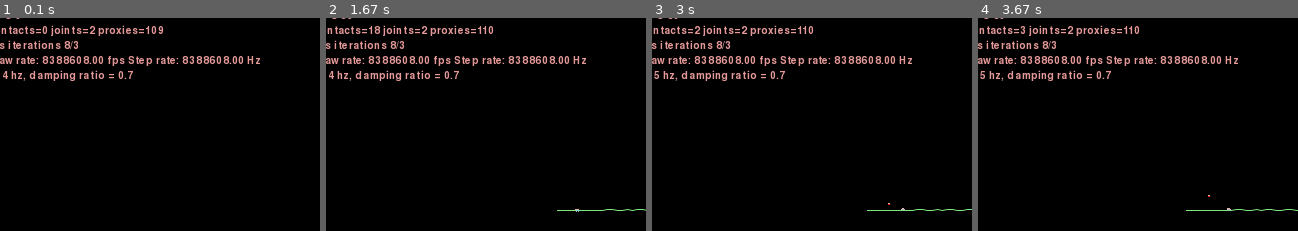
Above: before the commit, frames 1-4 (left to right).
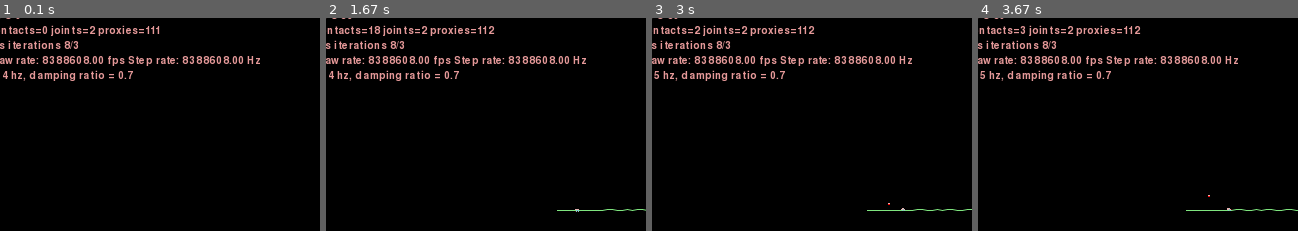
Above: after the commit, the same moments.

Repository: barteeek/2d_cars_evolution
Game: pygame game, started from main_vis.py
Same seed, same stepped clock (60 frames per second), same inputs: the game is played once before the commit and once after it.
Inputs (mouse positions are % of the whole screen's width and height, from its top left):
- Up to frame 1 (0.1 s): no input
- Up to frame 2 (1.67 s): hold Q 0.33-0.8 s; hold D 0.33-0.8 s; move the mouse to (46, 56) at 0.37 s; hold D 0.83-1.3 s; move the mouse to (50, 58) at 0.87 s; tap Space at 0.9, 1.2, 1.4 s; tap E at 0.98 s; hold D from 1.33 s (still down); move the mouse to (60, 76) at 1.37 s; tap Home at 1.48 s
- Up to frame 3 (3 s): tap Space at 1.7, 1.9, 2.2, 2.47, 2.8 s; release D at 1.8 s; hold A 1.83-2.37 s; move the mouse to (19, 77) at 1.87 s; hold S 2.4-2.7 s; move the mouse to (62, 61) at 2.43 s; tap E at 2.55 s; hold A from 2.73 s (still down); move the mouse to (52, 13) at 2.77 s; tap Home at 2.88 s
- Up to frame 4 (3.67 s): tap Space at 3.1, 3.23, 3.53 s; release A at 3.13 s; hold D from 3.17 s (still down); move the mouse to (26, 28) at 3.2 s
The pictures show only the part of the screen within x 11-61%, y 10-60%; the shares and areas given below are measured in that part.

The runs differ from the first frame. In frame 1, 0.1% of the frame differs, in the area x 47-51%, y 3-8%; in frame 2, less than 0.1%; in frame 3, less than 0.1%; in frame 4, less than 0.1%.

Commit message:
route boundaries added

Diff:
--- a/evo/world_entities.py
+++ b/evo/world_entities.py
@@ -18,8 +18,6 @@
 # misrepresented as being the original software.
 # 3. This notice may not be removed or altered from any source distribution.
 
-from visualization.framework import (Framework, Keys, main)
-from visualization.bridge import create_bridge
 from math import sqrt
 import numpy as np
 from random import random
@@ -27,7 +25,6 @@
 
 from Box2D import (b2CircleShape, b2EdgeShape, b2FixtureDef, b2PolygonShape,
                    b2_pi)
-
 
 class WheelRepresentation:
     def __init__(self, wheelVer, axleAngl, wheelRad):
@@ -154,12 +151,12 @@
 
 class Terrain:
     def __init__(self, length):
-
         self.sticks = np.random.rand(length)
+        self.flat_width = 20
 
     def put_to_world(self, world):
         ground = world.CreateStaticBody(
-            shapes=b2EdgeShape(vertices=[(-20, 0), (20, 0)])
+            shapes=b2EdgeShape(vertices=[(-self.flat_width, 0), (self.flat_width, 0)])
         )
 
         x, y1, dx = 20, 0, 5
@@ -173,56 +170,18 @@
             y1 = y2
             x += dx
 
-class Playground (Framework):
-    name = "Car"
-    description = "Keys: left = a, brake = s, right = d, hz down = q, hz up = e"
-    hz = 4
-    zeta = 0.7
-    speed = 50
-    bridgePlanks = 20
-    counter = 0
+        route_end = x
+        ground.CreateEdgeFixture(
+                vertices=[(x, y1), (x + self.flat_width, y1)],
+                density=0,
+                friction=0.6,
+            )
 
-    def __init__(self):
-        super(Playground, self).__init__()
+        x += self.flat_width
+        ground.CreateEdgeFixture(
+                vertices=[(x, y1), (x, 100)],
+                density=0,
+                friction=0.6,
+            )
 
-        terrain = Terrain(100)
-
-        # create some terrain
-        terrain.put_to_world(self.world)
-
-        self.c = CarRepresentation()
-        self.c.construct_car(1., np.array([
-            (-1.5, -0.5),
-            (1.5, -0.5),
-            (1.5, 0.0),
-            (0.0, 0.9),
-            (-1.15, 0.9),
-            (-1.5, 0.2),]),
-        [WheelRepresentation([-1., -1], 0., 0.4), WheelRepresentation([1, -1], 0., 0.4)])
-        car, wheels, springs = self.c.put_to_world(self.world)
-
-        self.car = car
-        self.wheels = wheels
-        self.springs = springs
-
-    def Keyboard(self, key):
-        if key == Keys.K_a:
-            self.springs[0].motorSpeed = self.speed
-        elif key == Keys.K_s:
-            self.springs[0].motorSpeed = 0
-        elif key == Keys.K_d:
-            self.springs[0].motorSpeed = -self.speed
-        elif key in (Keys.K_q, Keys.K_e):
-            if key == Keys.K_q:
-                self.hz = max(0, self.hz - 1.0)
-            else:
-                self.hz += 1.0
-
-            for spring in self.springs:
-                spring.springFrequencyHz = self.hz
-
-    def Step(self, settings):
-        super(Playground, self).Step(settings)
-        self.viewCenter = (self.car.position.x, 20)
-        self.Print("frequency = %g hz, damping ratio = %g" %
-                   (self.hz, self.zeta))
+        return (route_end, route_end + self.flat_width)
--- a/main_vis.py
+++ b/main_vis.py
@@ -1,4 +1,4 @@
-from evo.world_entities import Playground
+from visualization.playground import Playground
 from visualization.framework import main
 
 if __name__ == "__main__":
--- /dev/null
+++ b/visualization/playground.py
@@ -0,0 +1,57 @@
+from evo.world_entities import (Terrain, CarRepresentation, WheelRepresentation)
+from .framework import (Framework, Keys)
+import numpy as np
+
+class Playground (Framework):
+    name = "Car"
+    description = "Keys: left = a, brake = s, right = d, hz down = q, hz up = e"
+    hz = 4
+    zeta = 0.7
+    speed = 50
+    bridgePlanks = 20
+    counter = 0
+
+    def __init__(self):
+        super(Playground, self).__init__()
+
+        terrain = Terrain(100)
+
+        # create some terrain
+        terrain.put_to_world(self.world)
+
+        self.c = CarRepresentation()
+        self.c.construct_car(1., np.array([
+            (-1.5, -0.5),
+            (1.5, -0.5),
+            (1.5, 0.0),
+            (0.0, 0.9),
+            (-1.15, 0.9),
+            (-1.5, 0.2),]),
+        [WheelRepresentation([-1., -1], 0., 0.4), WheelRepresentation([1, -1], 0., 0.4)])
+        car, wheels, springs = self.c.put_to_world(self.world)
+
+        self.car = car
+        self.wheels = wheels
+        self.springs = springs
+
+    def Keyboard(self, key):
+        if key == Keys.K_a:
+            self.springs[0].motorSpeed = self.speed
+        elif key == Keys.K_s:
+            self.springs[0].motorSpeed = 0
+        elif key == Keys.K_d:
+            self.springs[0].motorSpeed = -self.speed
+        elif key in (Keys.K_q, Keys.K_e):
+            if key == Keys.K_q:
+                self.hz = max(0, self.hz - 1.0)
+            else:
+                self.hz += 1.0
+
+            for spring in self.springs:
+                spring.springFrequencyHz = self.hz
+
+    def Step(self, settings):
+        super(Playground, self).Step(settings)
+        self.viewCenter = (self.car.position.x, 20)
+        self.Print("frequency = %g hz, damping ratio = %g" %
+                   (self.hz, self.zeta))
